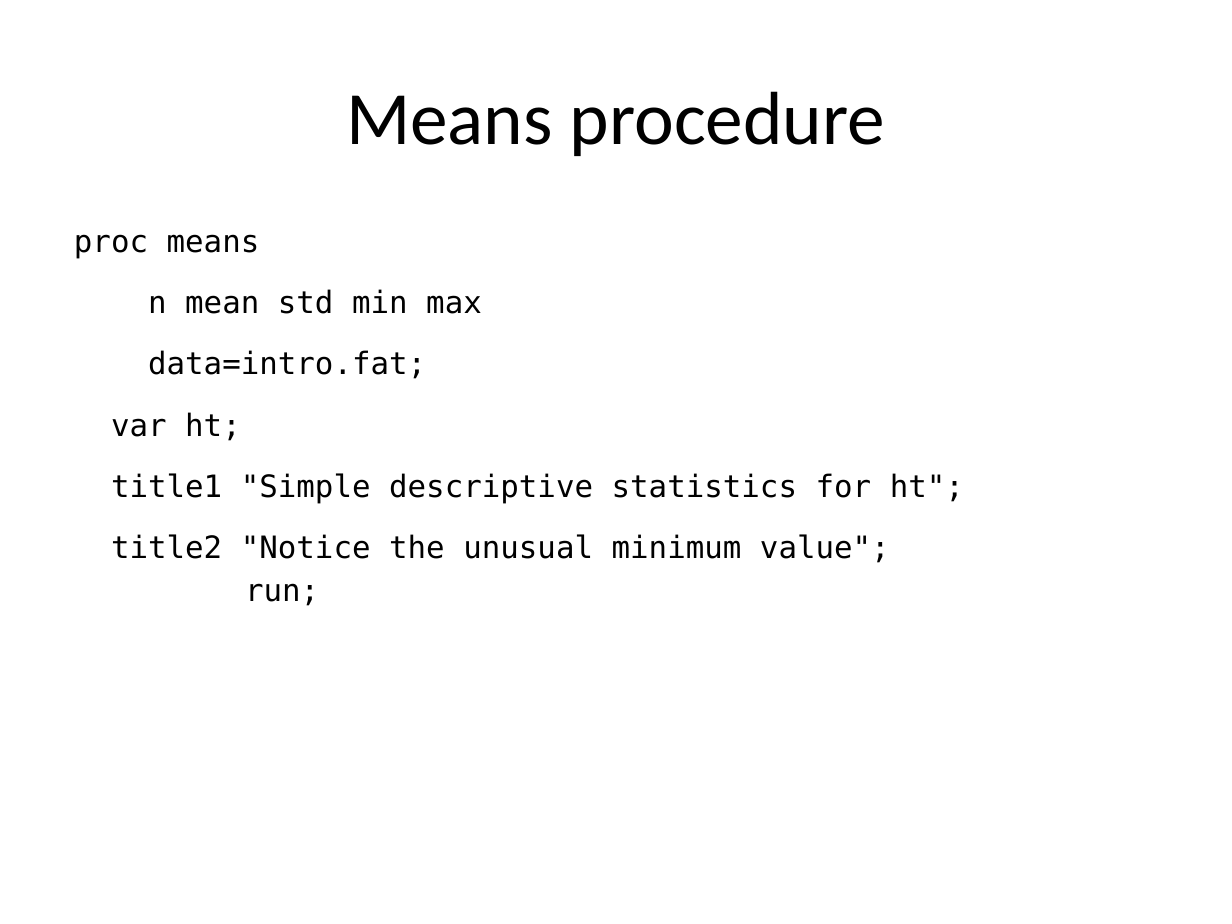
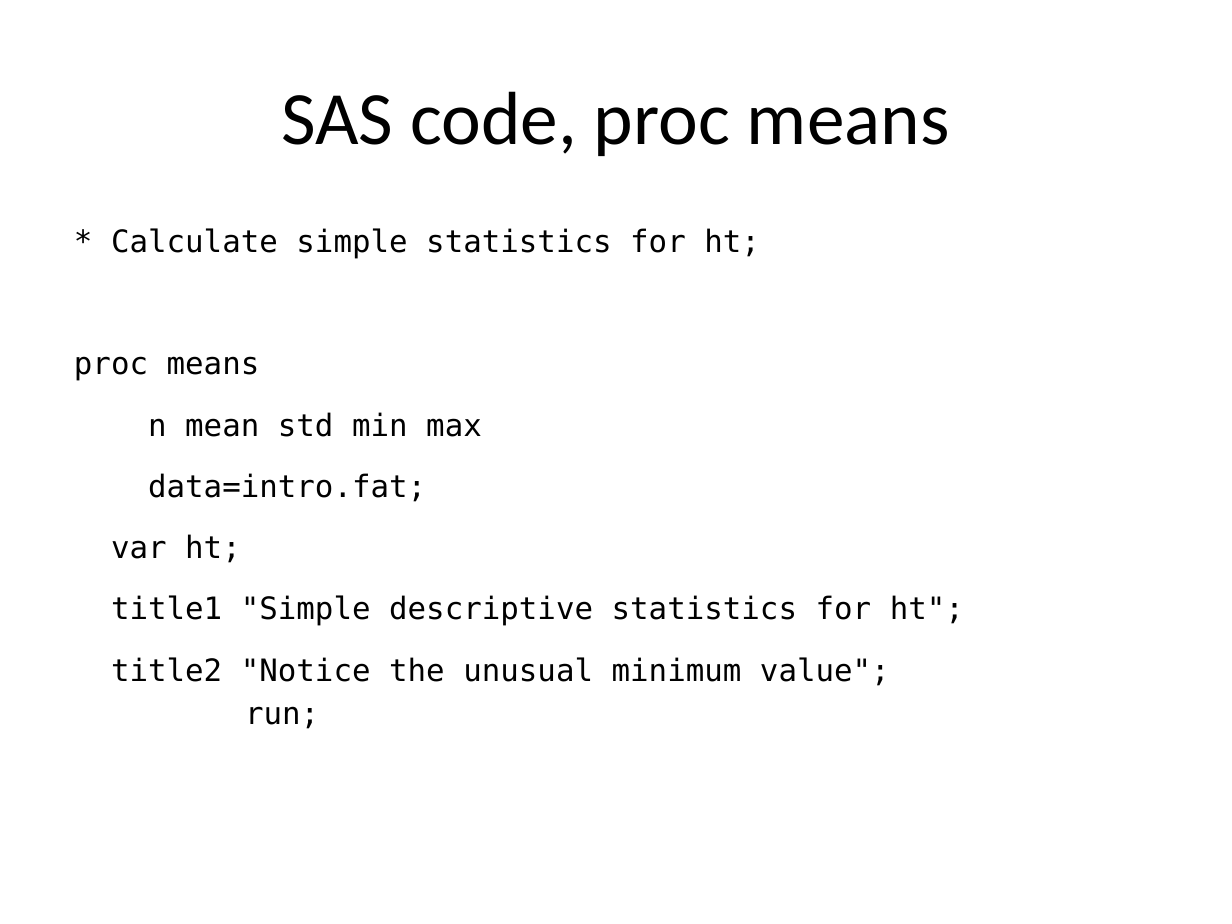
Before and after one commit to pmean/introduction-to-SAS, a slide deck: slide 19 of results/m02-slides-and-speaker-notes.pptx (slide 16 before the commit). Drawn at 1232x924 pixels with LibreOffice and Linux fonts; fonts in the diff are those of the drawing. Boxes give left, top, right and bottom in pixels: in the first picture for what was removed or moved away, otherwise in the second. Text is boxed around its words. In the diff, an @@ line names an element or a change of style, - is before the commit and + after.

```diff
--- a/results/m02-slides-and-speaker-notes.pptx
+++ b/results/m02-slides-and-speaker-notes.pptx
@@ title at (281, 91, 949, 156): text changed @@
-Means procedure
+SAS code, proc means
@@ text at (74, 228, 964, 729): text changed @@
-proc means
-n mean std min max
-data=intro.fat;
-var ht;
-title1 "Simple descriptive statistics for ht";
-title2 "Notice the unusual minimum value";
-run;
+* Calculate simple statistics for ht;
+proc means
+n mean std min max
+data=intro.fat;
+var ht;
+title1 "Simple descriptive statistics for ht";
+title2 "Notice the unusual minimum value";
+run;
```
Also in this commit, not shown: 27 other slides changed, 23 slides added, 26 slides removed, 29 other files.
